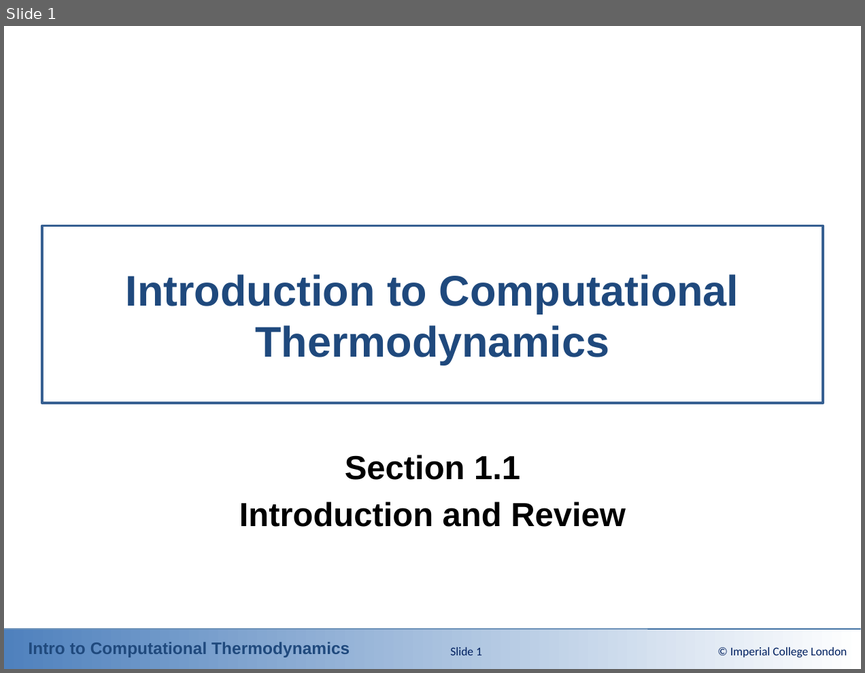
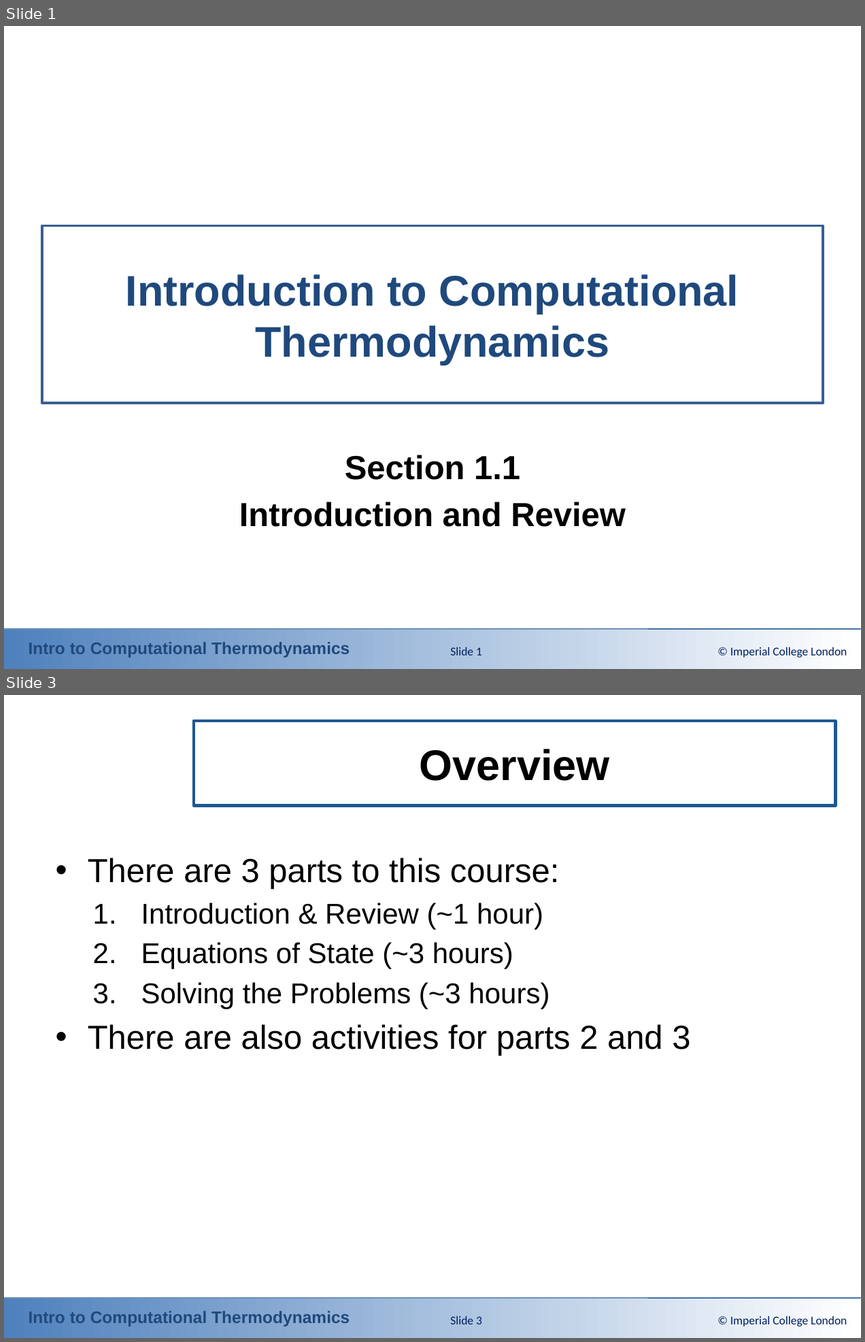
Before and after one commit to ClapeyronThermo/introduction-to-computational-thermodynamics, a slide deck: Part 1 - Review/Powerpoint Slides/1-1_Introduction.pptx. Shown one above the other, each under a label of ours: slide 1 before the commit, slides 1 and 3 after it; the slides between them are not shown. The pictures are 865x673 and 865x1342 pixels, drawn with LibreOffice and Linux fonts; fonts in the diff are those of the drawing; background and template pictures are left out. Boxes give left, top, right and bottom in pixels: in the first picture for what was removed or moved away, otherwise in the second. Text is boxed around its words. In the diff, an @@ line names an element or a change of style, - is before the commit and + after.

```diff
--- a/Part 1 - Review/Powerpoint Slides/1-1_Introduction.pptx
+++ b/Part 1 - Review/Powerpoint Slides/1-1_Introduction.pptx
@@ slide 3 added at bbox=[4, 695, 861, 1338], background #FFFFFF; not listed: 3 template elements that a slide beside it also shows @@
@@ title added at bbox=[193, 721, 835, 806], outline #1E5792 2.5 pt, 36 pt, text #000000, bold @@
+Overview
@@ text added at bbox=[88, 858, 690, 1055], 24 pt, text #000000 @@
+• There are 3 parts to this course:
+  1. Introduction & Review (~1 hour)
+  2. Equations of State (~3 hours)
+  3. Solving the Problems (~3 hours)
+• There are also activities for parts 2 and 3
@@ page number added at bbox=[450, 1316, 482, 1324], 10 pt, text #002060 @@
+Slide 3
@@ text added at bbox=[730, 1316, 847, 1326], 10 pt, text #002060 @@
+© Imperial College London
```
Also in this commit, not shown: 3 slides changed, 18 other slides added, 15 other files.
